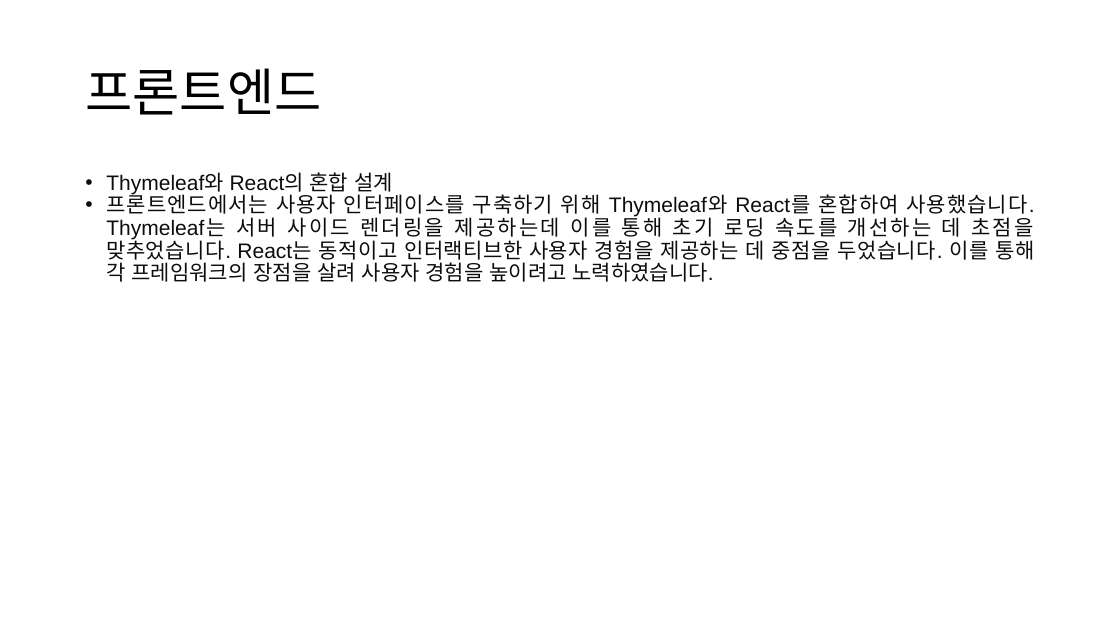
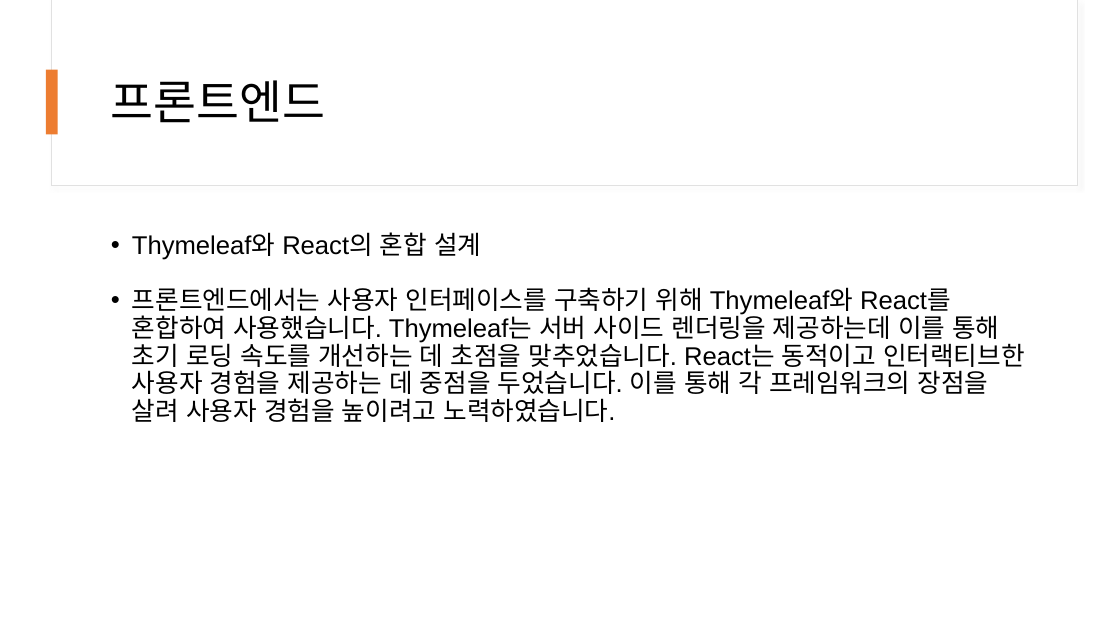
Before and after one commit to Son2kwon/SE_Project, a slide deck: slide 4 of Non-Coding-Region/SE_project 동영상 용 PPT.pptx. Drawn at 1120x630 pixels with LibreOffice and Linux fonts; fonts in the diff are those of the drawing. Boxes give left, top, right and bottom in pixels: in the first picture for what was removed or moved away, otherwise in the second. Text is boxed around its words. In the diff, an @@ line names an element or a change of style, - is before the commit and + after.

```diff
--- a/Non-Coding-Region/SE_project 동영상 용 PPT.pptx
+++ b/Non-Coding-Region/SE_project 동영상 용 PPT.pptx
@@ rectangle added at (51,0,1077,186), fill #FFFFFF, outline #E1E1E1 0.75 pt @@
@@ rectangle added at (52,0,1077,185), fill #FFFFFF @@
@@ title "프론트엔드": place and size @@
-title "프론트엔드" at (85,68,321,115)
+title "프론트엔드" at (111,80,325,123)
@@ title "프론트엔드" at (111,80,325,123): size 44 to 40 pt @@
@@ rectangle added at (46,70,58,134), fill #ED7D31 @@
@@ text "Thymeleaf와 React의 혼합 설계": place and size @@
-text "Thymeleaf와 React의 혼합 설계" at (106,172,1035,282)
+text "Thymeleaf와 React의 혼합 설계" at (132,232,1024,422)
@@ text "Thymeleaf와 React의 혼합 설계" at (132,232,1024,422): size 18 to 22 pt, text colour #0D0D0D to #000000; alignment justified to left @@
```
Also in this commit, not shown: 3 other slides changed, 25 slides added, 1 slide removed.
